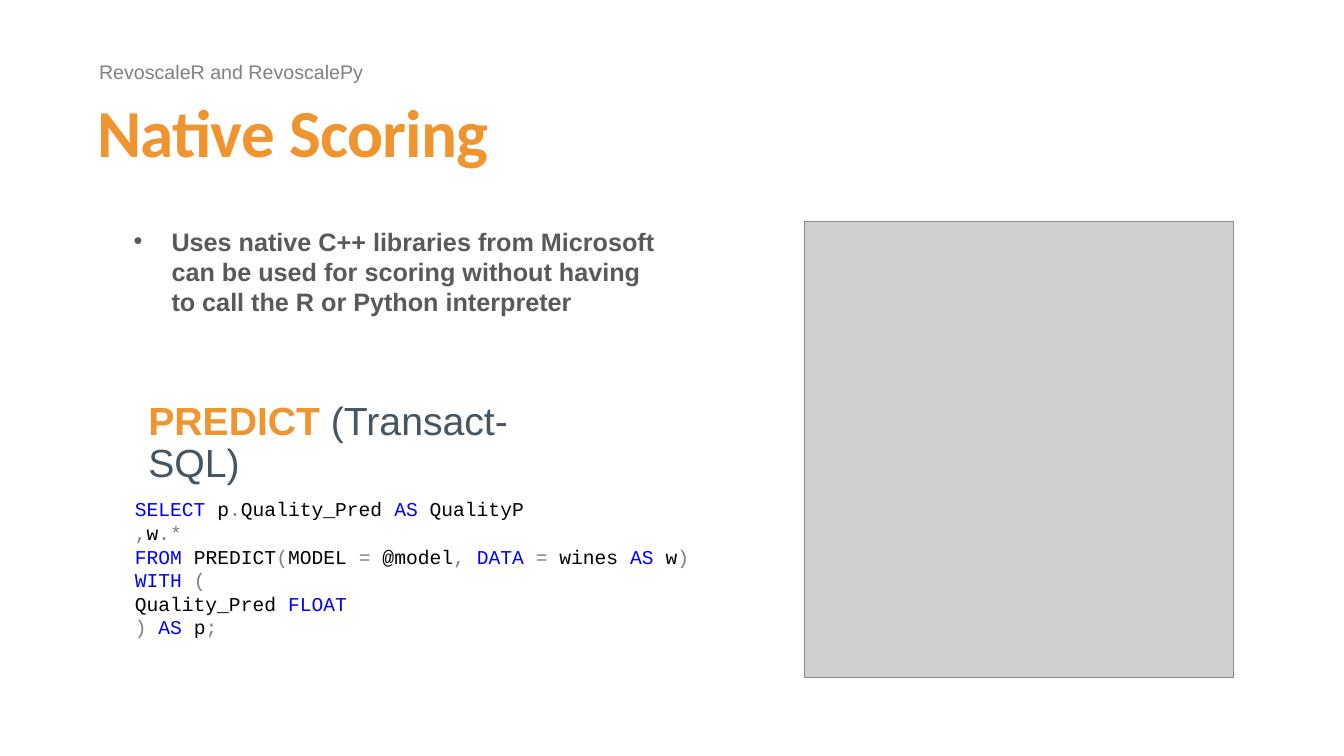
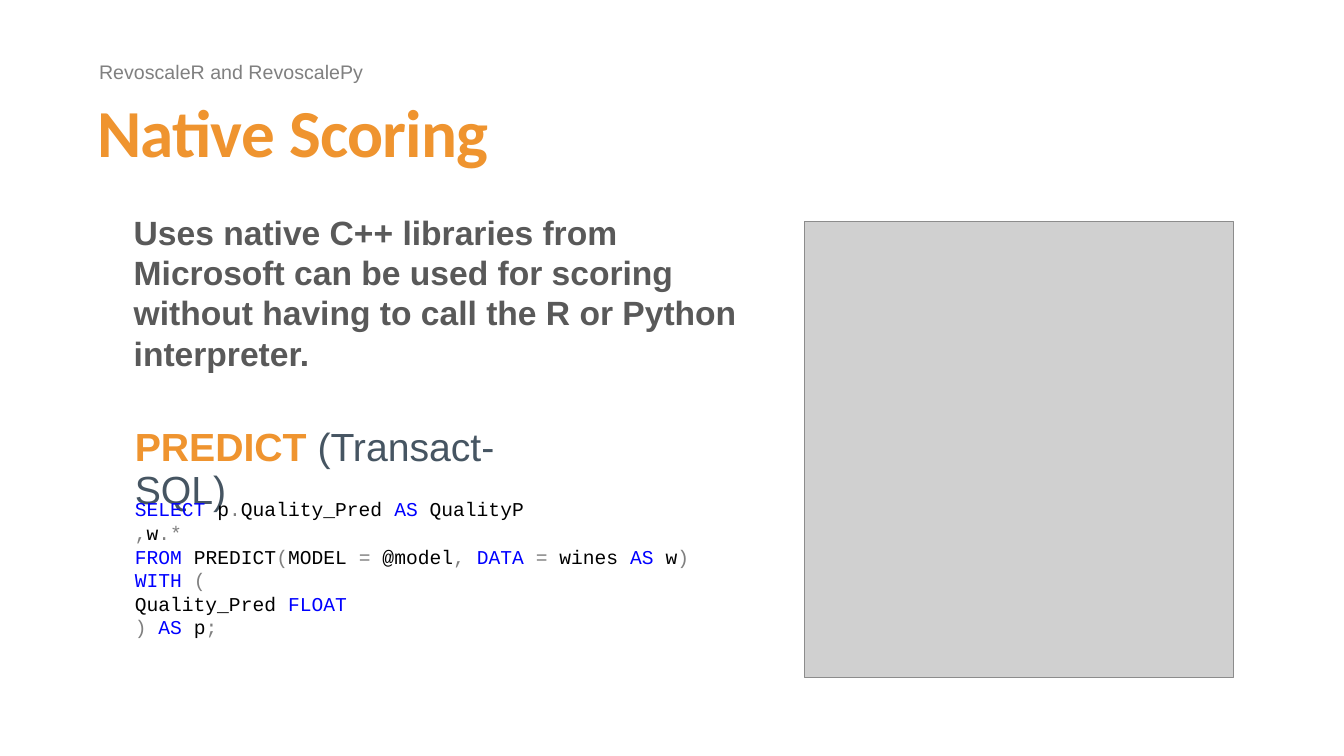
Before and after one commit to cloud4yourdata/demos, a slide deck: slide 20 of 4DevKatowice2018/MLRevoscale/RevolutionInAnalyticsWitRevoscale.pptx. Drawn at 1344x756 pixels with LibreOffice and Linux fonts; fonts in the diff are those of the drawing; grey boxes stand for pictures; background and template pictures are left out. Boxes give left, top, right and bottom in pixels: in the first picture for what was removed or moved away, otherwise in the second. Text is boxed around its words. In the diff, an @@ line names an element or a change of style, - is before the commit and + after.

```diff
--- a/4DevKatowice2018/MLRevoscale/RevolutionInAnalyticsWitRevoscale.pptx
+++ b/4DevKatowice2018/MLRevoscale/RevolutionInAnalyticsWitRevoscale.pptx
@@ text at (134,220,736,373): text changed; size 18 to 24 pt @@
-• Uses native C++ libraries from Microsoft can be used for scoring without having to call the R or Python interpreter
+Uses native C++ libraries from Microsoft can be used for scoring without having to call the R or Python interpreter.
@@ text "PREDICT (Transact-SQL)": place and size @@
-text "PREDICT (Transact-SQL)" at (148,406,508,485)
+text "PREDICT (Transact-SQL)" at (135,432,495,512)
```
Also in this commit, not shown: 9 other slides changed, 1 slide added, 29 other files.
